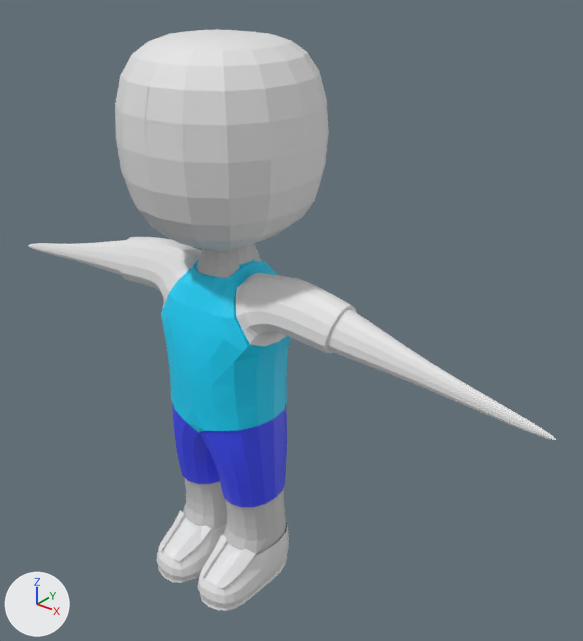
The Blender file Sk8troidAnim2.blend, before and after one commit.
One viewpoint serves both versions: a camera (50 mm lens) standing at (3.16, -3.33, 1.34) and looking at (0.28, 0.27, -0.89). The axes (+X, +Y, +Z) are drawn at lower left. The lights are the same throughout.

Objects in the first picture: 'Body', 'Head', 'LArm', 'Pants', 'RArm', 'Shoes'.
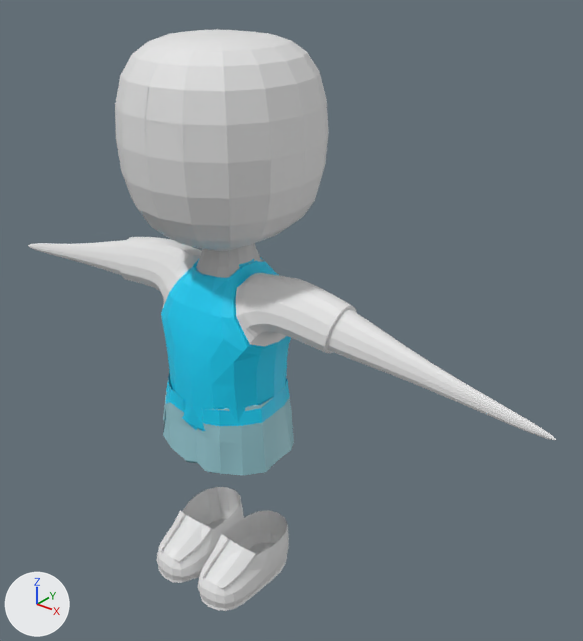
Location of each change, [x1, y1, x2, y2] in pixels of the pictures (583 x 641 px):
```json
{"object": "Pants", "change": "hidden", "before": [172, 403, 287, 555]}
{"object": "Body.001", "change": "added", "after": [163, 372, 294, 475], "on screen": "cyan"}
```

The change, as JSON lines over the scene's bpy script:
```json
{"op": "add", "block": "me_cube_007", "code": ["me_cube_007 = bpy.data.meshes.new('Cube.007')", "me_cube_007.from_pydata(...)  # 159 vertices, 131 faces, 3 loose edges; spans x -1.09..0.95, y -0.84..0.68, z -0.73..0.49", "me_cube_007.materials.append(mat_material)  # picture img_shirt"]}
{"op": "add", "block": "ob_pants", "code": "ob_pants.hide_set(True)"}
{"op": "add", "block": "ob_body_001", "code": ["ob_body_001 = bpy.data.objects.new('Body.001', me_cube_007)", "ob_body_001.location = (0.016, -0.008, -1.472)", "ob_body_001.scale = (0.432, 0.432, 0.432)", "_m = ob_body_001.modifiers.new('Subdivision', 'SUBSURF')", "_m.subdivision_type = 'SIMPLE'", "_m.levels = 0"]}
```
